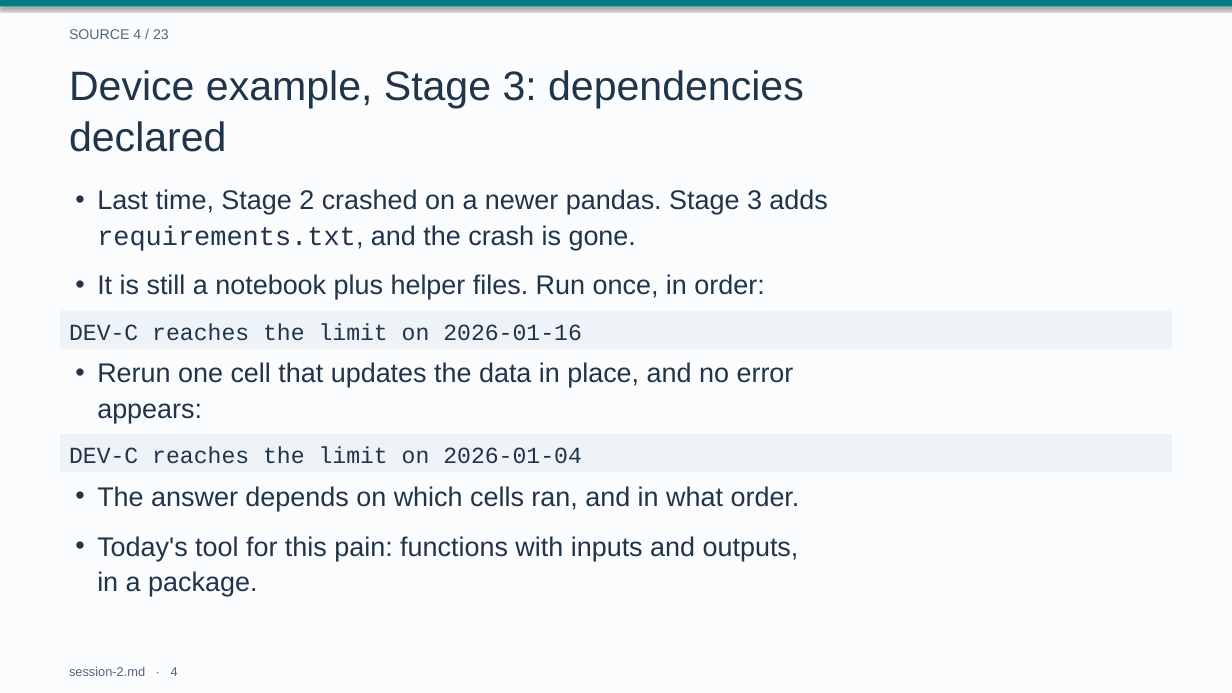
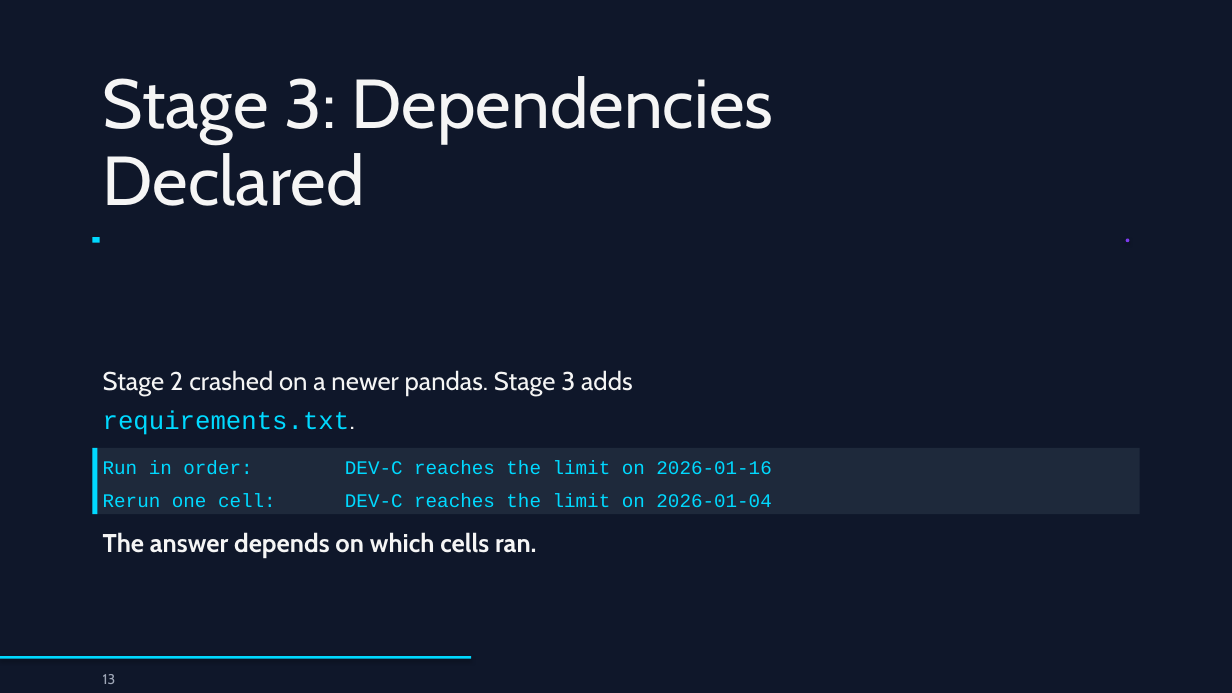
Before and after one commit to drweihungpan-lab/3R-teaching, a slide deck: slide 13 of materials/slides/session-2.pptx (slide 4 before the commit). Drawn at 1232x693 pixels with LibreOffice and Linux fonts; fonts in the diff are those of the drawing. Boxes give left, top, right and bottom in pixels: in the first picture for what was removed or moved away, otherwise in the second. Text is boxed around its words. In the diff, an @@ line names an element or a change of style, - is before the commit and + after.

```diff
--- a/materials/slides/session-2.pptx
+++ b/materials/slides/session-2.pptx
@@ background #FAFCFD to #0F172A @@
@@ rectangle removed at [0,0,1232,6] @@
@@ text removed at [69,29,169,39] @@
-SOURCE 4 / 23
@@ text at [103,76,773,206]: text changed; size 32 to 54 pt; font Arial to Cabin; text colour #20344A to #F5F5F5 @@
-Device example, Stage 3: dependencies
-declared
+Stage 3: Dependencies
+Declared
@@ rectangle added at [92,238,100,243], fill #00D9FF @@
@@ ellipse added at [1126,238,1129,242], fill #7C3AED @@
@@ text removed at [97,274,764,299] @@
-• It is still a notebook plus helper files. Run once, in order:
@@ text removed at [97,362,794,423] @@
-• Rerun one cell that updates the data in place, and no error
-  appears:
@@ text at [103,370,632,435]: text changed; size 21 to 20 pt; font Arial to Cabin; text colour #20344A to #F5F5F5 @@
-• Last time, Stage 2 crashed on a newer pandas. Stage 3 adds
-  requirements.txt, and the crash is gone.
+Stage 2 crashed on a newer pandas. Stage 3 adds
+requirements.txt.
@@ rectangle "Run in order: DEV-C reaches ..." at [92,448,1140,482]: fill #EDF3F6 to #1E293B @@
@@ rectangle "Run in order: DEV-C reaches ...": place and size @@
-rectangle "Run in order: DEV-C reaches ..." at [60,311,1172,348]
+rectangle "Run in order: DEV-C reaches ..." at [92,448,1140,482]
@@ rectangle added at [92,448,98,482], fill #00D9FF @@
@@ text in rectangle at [103,461,771,474]: text changed; size 18 to 15 pt; text colour #20344A to #00D9FF @@
-DEV-C reaches the limit on 2026-01-16
+Run in order: DEV-C reaches the limit on 2026-01-16
@@ rectangle "Rerun one cell: DEV-C reaches ...": place and size @@
-rectangle "Rerun one cell: DEV-C reaches ..." at [60,434,1172,472]
+rectangle "Rerun one cell: DEV-C reaches ..." at [92,482,1140,515]
@@ rectangle "Rerun one cell: DEV-C reaches ..." at [92,482,1140,515]: fill #EDF3F6 to #1E293B @@
@@ rectangle added at [92,482,98,515], fill #00D9FF @@
@@ text in rectangle at [103,494,771,507]: text changed; size 18 to 15 pt; text colour #20344A to #00D9FF @@
-DEV-C reaches the limit on 2026-01-04
+Rerun one cell: DEV-C reaches the limit on 2026-01-04
@@ text removed at [97,536,799,596] @@
-• Today's tool for this pain: functions with inputs and outputs,
-  in a package.
@@ text at [103,532,537,558]: text changed; size 21 to 20 pt; font Arial to Cabin; text colour #20344A to #F5F5F5; bold on @@
-• The answer depends on which cells ran, and in what order.
+The answer depends on which cells ran.
@@ rectangle added at [0,656,471,659], fill #00D9FF @@
@@ text removed at [69,666,178,676] @@
-session-2.md · 4
@@ text added at [103,674,116,684], 11 pt, text #A0A8B8 @@
+13
```
Also in this commit, not shown: 6 other slides changed, 27 slides added, 16 slides removed, 4 other files.
